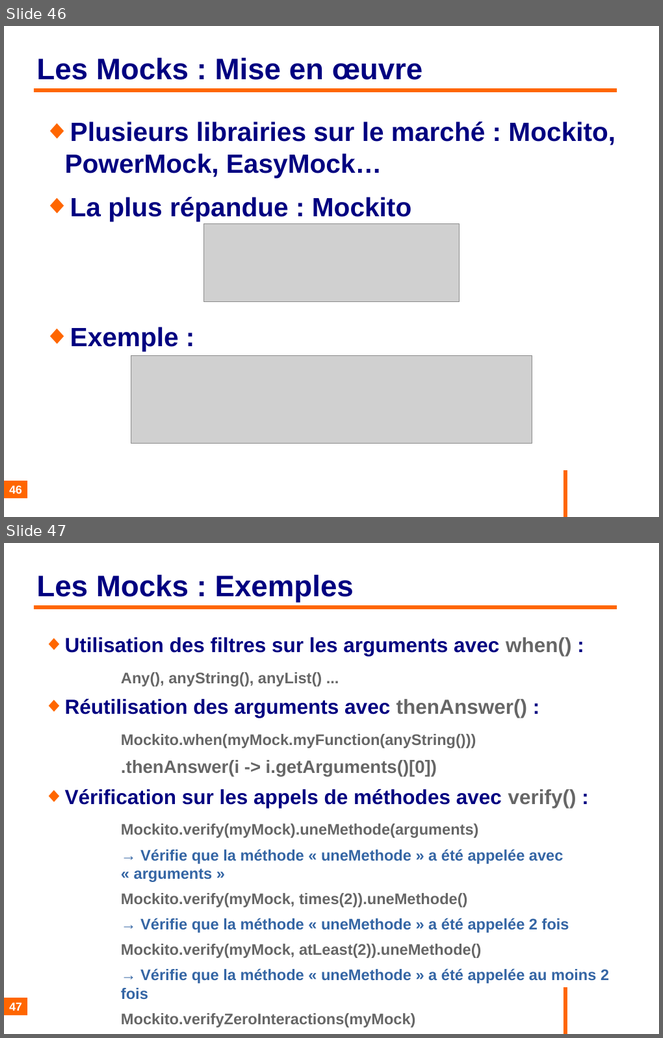
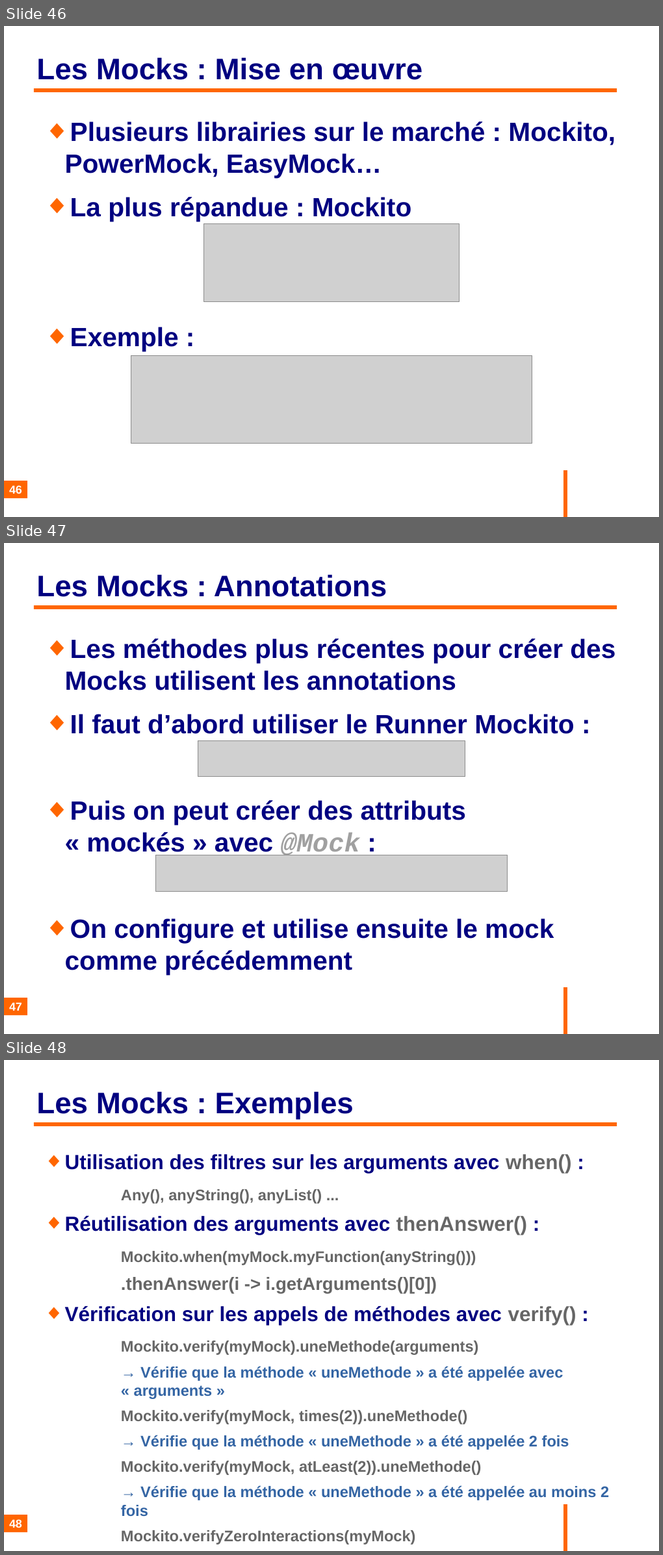
Before and after one commit to philphils/tests-unitaires-et-moins-unitaires, a slide deck: tests-unitaires-cours/nouveauDiapo/diapo_tests_unitaires.odp. Shown one above the other, each under a label of ours: slides 46 and 47 before the commit, slides 46, 47 and 48 after it. The pictures are 663x1038 and 663x1555 pixels, drawn with LibreOffice and Linux fonts; fonts in the diff are those of the drawing; grey boxes stand for pictures; background and template pictures are left out. Boxes give left, top, right and bottom in pixels: in the first picture for what was removed or moved away, otherwise in the second. Text is boxed around its words. In the diff, an @@ line names an element or a change of style, - is before the commit and + after.

Commit message:
Annotation Mock

```diff
--- a/tests-unitaires-cours/nouveauDiapo/diapo_tests_unitaires.odp
+++ b/tests-unitaires-cours/nouveauDiapo/diapo_tests_unitaires.odp
@@ slide 47 added at (4,543,659,1034), background #FFFFFF; not listed: 1 template element that a slide beside it also shows @@
@@ title added at (36,575,387,597), 36 pt, text #000080, bold @@
+Les Mocks : Annotations
@@ line added from (34, 607) to (618, 607), #FF6600 4.54 pt @@
@@ text added at (65,639,616,975), 32 pt, text #000080, bold @@
+◆ Les méthodes plus récentes pour créer des Mocks utilisent les annotations
+◆ Il faut d’abord utiliser le Runner Mockito :
+◆ Puis on peut créer des attributs « mockés » avec @Mock :
+◆ On configure et utilise ensuite le mock comme précédemment
@@ picture added at (198,741,466,777) @@
@@ picture added at (155,855,508,891) @@
@@ page number added at (4,999,27,1016), fill #FF6600, 14 pt, text #FFFFFF, bold @@
+47
@@ what was slide 47 is now slide 48 @@
@@ page number at (9,1520,22,1528): text changed @@
-47
+48
```
Also in this commit, not shown: 1 slide changed.
